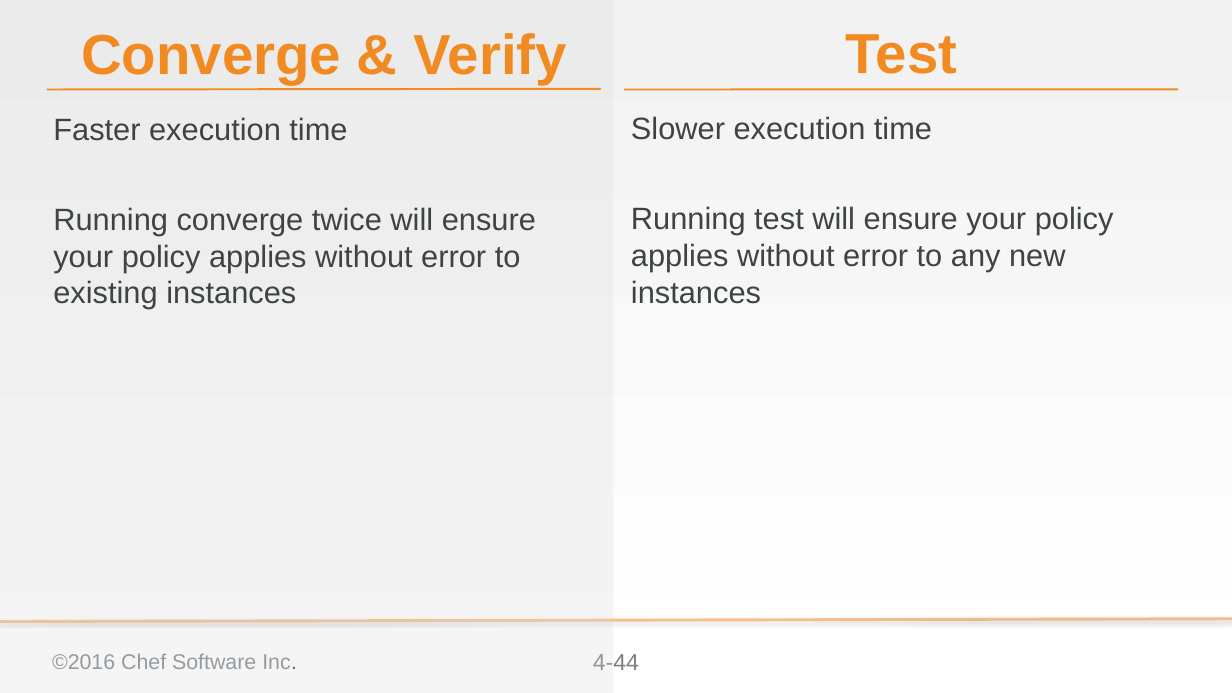
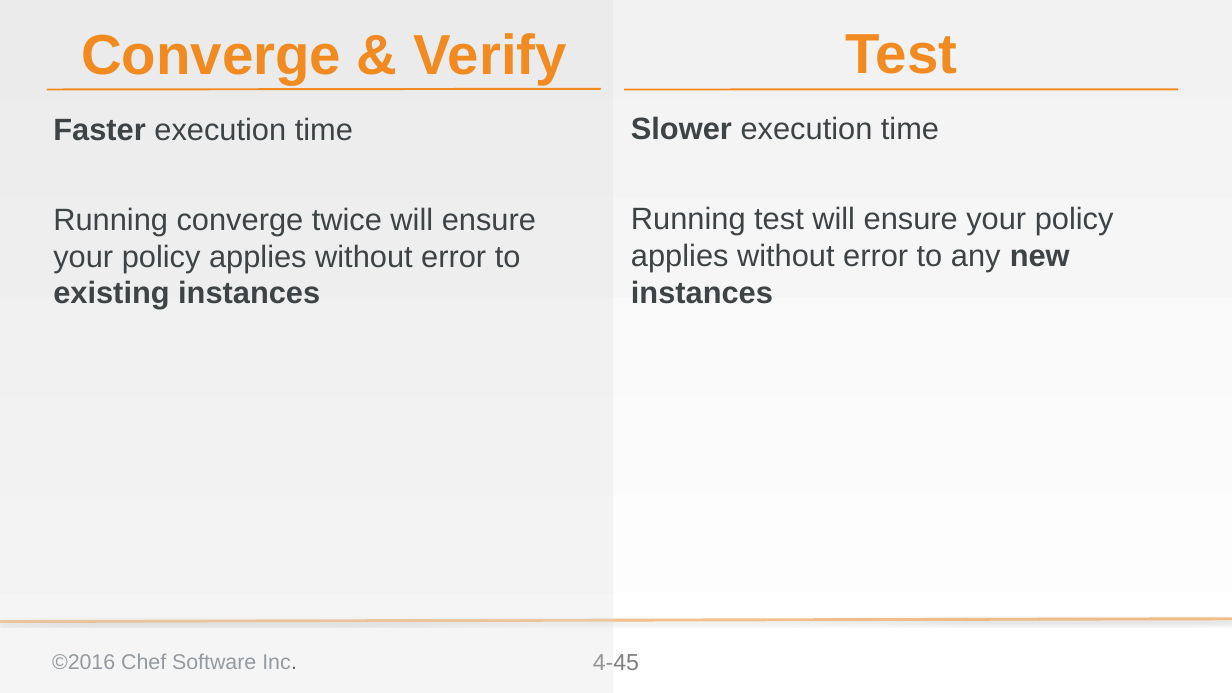
Before and after one commit to chef-training/test_driven_cookbook_development, a slide deck: slide 45 of 04-refactoring_cookbooks_with_tests.pptx (slide 44 before the commit). Drawn at 1232x693 pixels with LibreOffice and Linux fonts; fonts in the diff are those of the drawing; background and template pictures are left out. Boxes give left, top, right and bottom in pixels: in the first picture for what was removed or moved away, otherwise in the second. Text is boxed around its words. In the diff, an @@ line names an element or a change of style, - is before the commit and + after.

```diff
--- a/04-refactoring_cookbooks_with_tests.pptx
+++ b/04-refactoring_cookbooks_with_tests.pptx
@@ text "Faster execution time" at box(53, 117, 536, 309): bold on in "Faster", "existing instances" @@
@@ text "Slower execution time" at box(631, 116, 1114, 304): bold on in "Slower", "new instances" @@
@@ page number at box(593, 654, 639, 670): text changed @@
-4-44
+4-45
```
Also in this commit, not shown: 12 other slides changed, 2 slides added.
